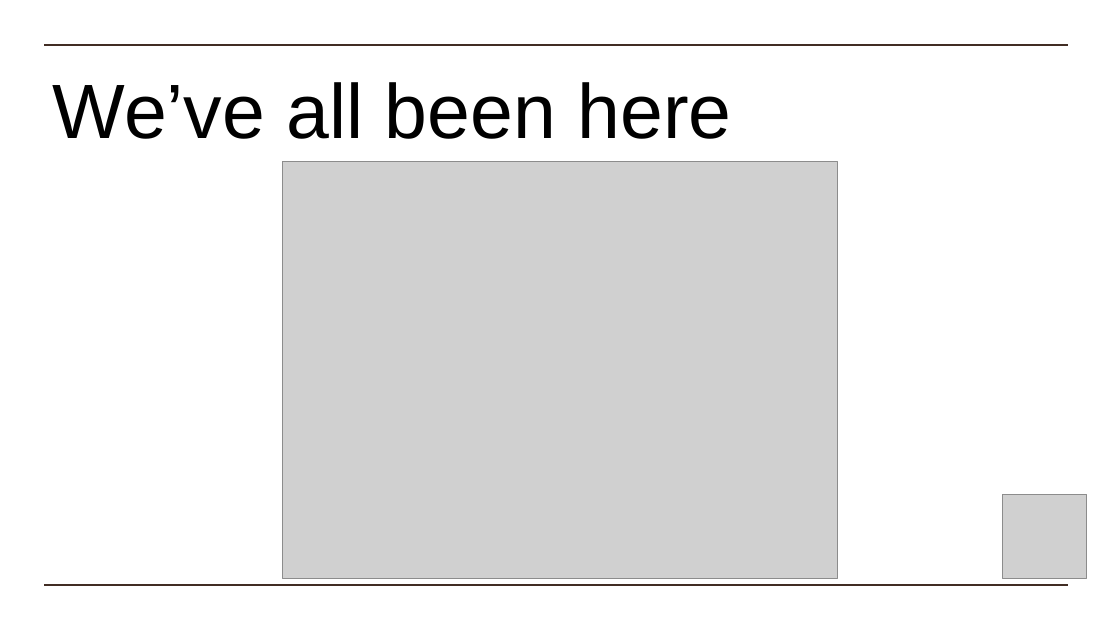
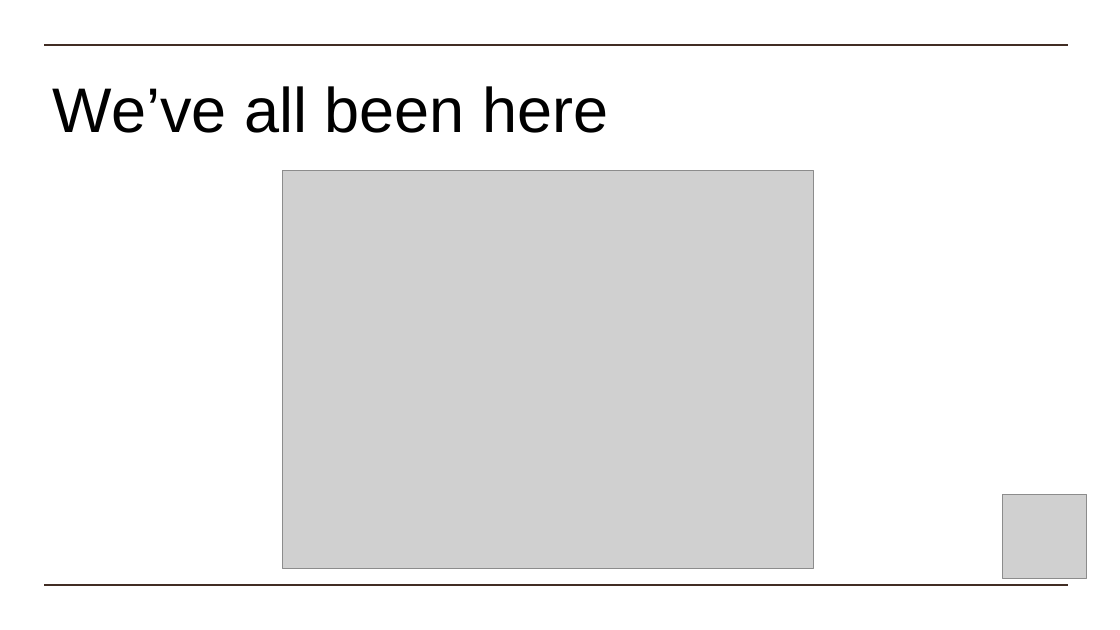
Before and after one commit to steficurson/ingreedyHTBX, a slide deck: slide 2 of Ingreedy.pptx. Drawn at 1120x630 pixels with LibreOffice and Linux fonts; fonts in the diff are those of the drawing; grey boxes stand for pictures. Boxes give left, top, right and bottom in pixels: in the first picture for what was removed or moved away, otherwise in the second. Text is boxed around its words. In the diff, an @@ line names an element or a change of style, - is before the commit and + after.

```diff
--- a/Ingreedy.pptx
+++ b/Ingreedy.pptx
@@ title "We’ve all been here" at (53,86,608,133): size 66 to 54 pt @@
@@ picture: place and size @@
-picture at (282,162,838,579)
+picture at (282,170,813,568)
```
Also in this commit, not shown: 2 other slides changed, 5 slides added.
